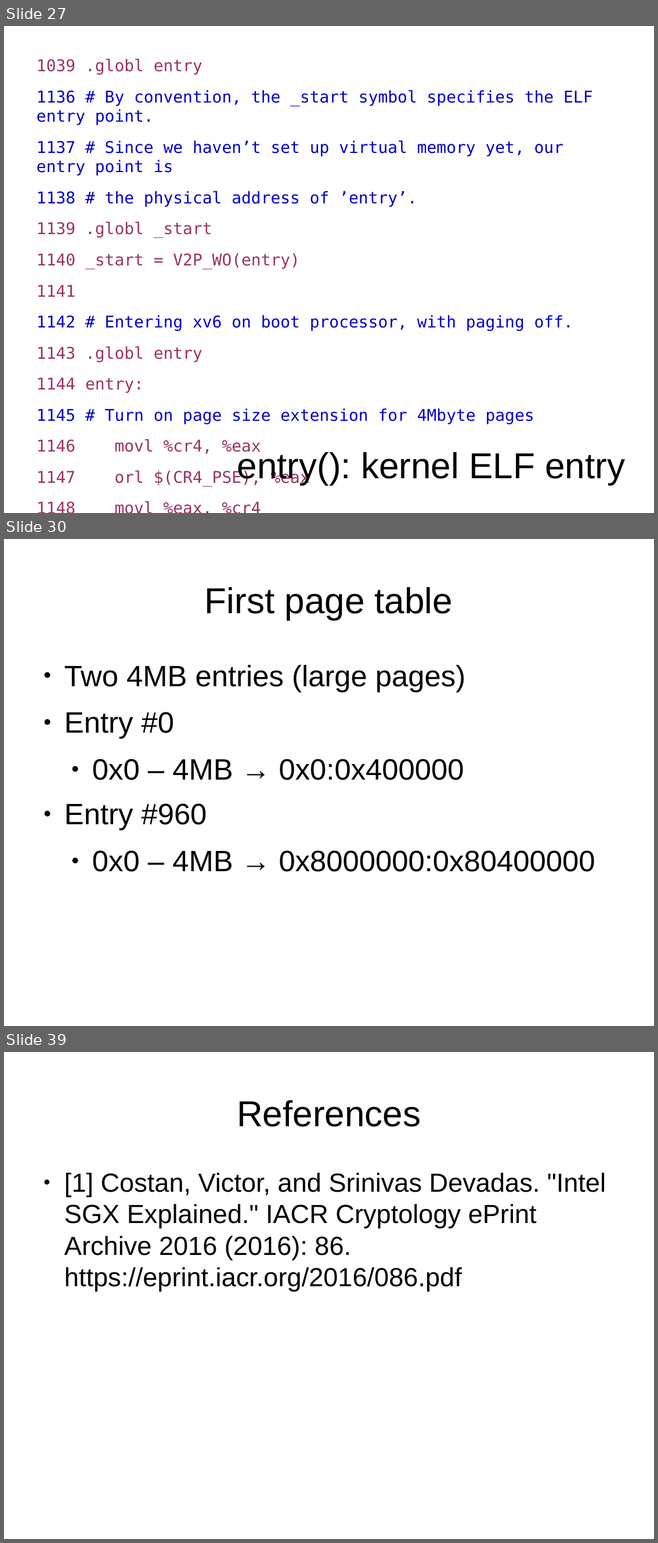
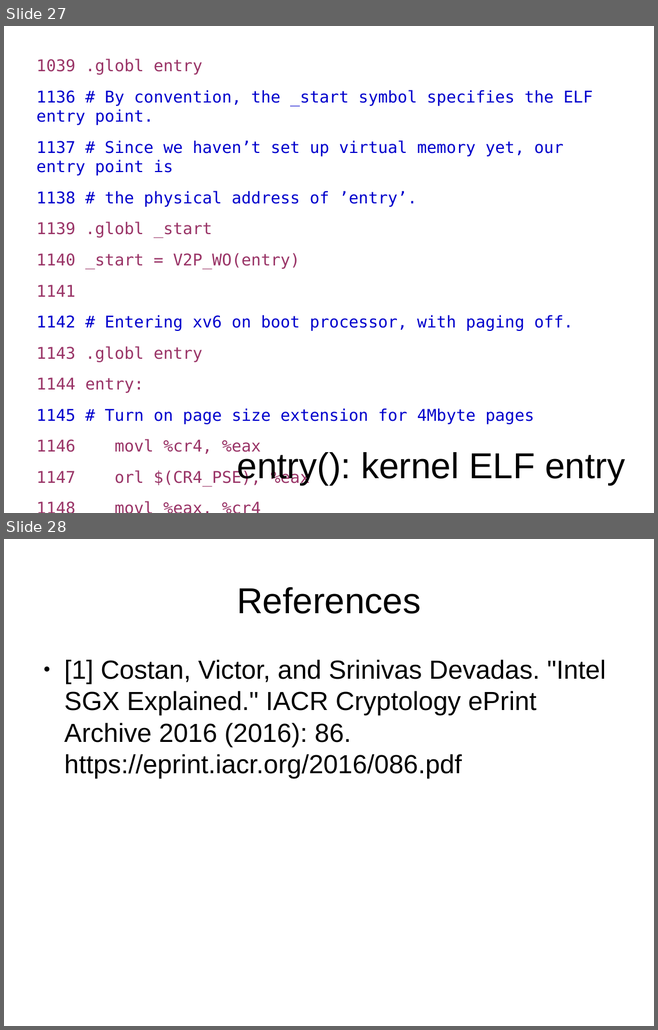
Before and after one commit to antonburtsev/cs5460, a slide deck: lectures/lecture07-system-boot/lecture07-system-boot.odp. Shown one above the other, each under a label of ours: slides 27, 30 and 39 before the commit, slides 27 and 28 after it; the slides between them are not shown. The pictures are 658x1543 and 658x1030 pixels, drawn with LibreOffice and Linux fonts; fonts in the diff are those of the drawing. Boxes give left, top, right and bottom in pixels: in the first picture for what was removed or moved away, otherwise in the second. Text is boxed around its words. In the diff, an @@ line names an element or a change of style, - is before the commit and + after.

```diff
--- a/lectures/lecture07-system-boot/lecture07-system-boot.odp
+++ b/lectures/lecture07-system-boot/lecture07-system-boot.odp
@@ slide 30 removed at [4, 539, 654, 1026], background #FFFFFF @@
@@ title removed at [205, 587, 453, 620] @@
-First page table
@@ text removed at [64, 665, 595, 872] @@
-● Two 4MB entries (large pages)
-● Entry #0
-  ● 0x0 – 4MB → 0x0:0x400000
-● Entry #960
-  ● 0x0 – 4MB → 0x8000000:0x80400000
@@ what was slide 39 is now slide 28 @@
```
Also in this commit, not shown: 10 other slides removed, 6 other files.
